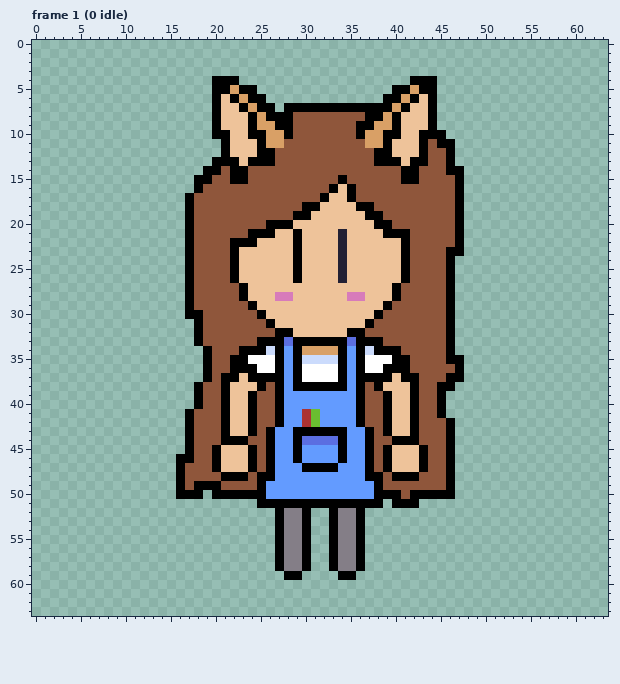
Pixel-art file -- Assets/Sprites/180-Sadie.aseprite. The first picture shows the starting point.
64x64 pixels, 15 frames. Shown: frame 1 (0 idle). The commit also changed other frames, which this record leaves out.
The result:
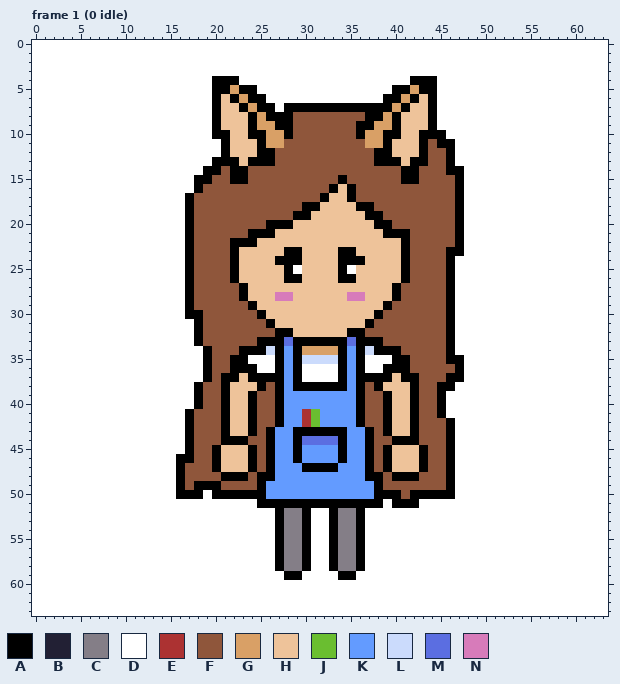
Palette (. is transparent): A #000000  B #222034  C #847e87  D #ffffff  E #ac3232  F #8f563b  G #d9a066  H #eec39a  J #6abe30  K #639bff  L #cbdbfc  M #5b6ee1  N #d77bba
Difference:
layer "background" now shown
Changed rows in their new state; - is an unchanged pixel.
Frame 1 (0 idle), layers "0 head", "background":
first column x 0:
 0 DDDDDDDDDDDDDDDDDDDDDDDDDDDDDDDDDDDDDDDDDDDDDDDDDDDDDDDDDDDDDDDD
 1 DDDDDDDDDDDDDDDDDDDDDDDDDDDDDDDDDDDDDDDDDDDDDDDDDDDDDDDDDDDDDDDD
 2 DDDDDDDDDDDDDDDDDDDDDDDDDDDDDDDDDDDDDDDDDDDDDDDDDDDDDDDDDDDDDDDD
 3 DDDDDDDDDDDDDDDDDDDDDDDDDDDDDDDDDDDDDDDDDDDDDDDDDDDDDDDDDDDDDDDD
 4 DDDDDDDDDDDDDDDDDDDD---DDDDDDDDDDDDDDDDDDD---DDDDDDDDDDDDDDDDDDD
 5 DDDDDDDDDDDDDDDDDDDD-----DDDDDDDDDDDDDDD-----DDDDDDDDDDDDDDDDDDD
 6 DDDDDDDDDDDDDDDDDDDD------DDDDDDDDDDDDD------DDDDDDDDDDDDDDDDDDD
 7 DDDDDDDDDDDDDDDDDDDD-------D-----------------DDDDDDDDDDDDDDDDDDD
 8 DDDDDDDDDDDDDDDDDDDD-------------------------DDDDDDDDDDDDDDDDDDD
 9 DDDDDDDDDDDDDDDDDDDD-------------------------DDDDDDDDDDDDDDDDDDD
10 DDDDDDDDDDDDDDDDDDDD--------------------------DDDDDDDDDDDDDDDDDD
11 DDDDDDDDDDDDDDDDDDDDD--------------------------DDDDDDDDDDDDDDDDD
12 DDDDDDDDDDDDDDDDDDDDD--------------------------DDDDDDDDDDDDDDDDD
13 DDDDDDDDDDDDDDDDDDDD---------------------------DDDDDDDDDDDDDDDDD
14 DDDDDDDDDDDDDDDDDDD-----------------------------DDDDDDDDDDDDDDDD
15 DDDDDDDDDDDDDDDDDD------------------------------DDDDDDDDDDDDDDDD
16 DDDDDDDDDDDDDDDDDD------------------------------DDDDDDDDDDDDDDDD
17 DDDDDDDDDDDDDDDDD-------------------------------DDDDDDDDDDDDDDDD
18 DDDDDDDDDDDDDDDDD-------------------------------DDDDDDDDDDDDDDDD
19 DDDDDDDDDDDDDDDDD-------------------------------DDDDDDDDDDDDDDDD
20 DDDDDDDDDDDDDDDDD-------------------------------DDDDDDDDDDDDDDDD
21 DDDDDDDDDDDDDDDDD------------H----H-------------DDDDDDDDDDDDDDDD
22 DDDDDDDDDDDDDDDDD------------H----H-------------DDDDDDDDDDDDDDDD
23 DDDDDDDDDDDDDDDDD-----------A-----AA------------DDDDDDDDDDDDDDDD
24 DDDDDDDDDDDDDDDDD----------AA-----AAA----------DDDDDDDDDDDDDDDDD
25 DDDDDDDDDDDDDDDDD-----------AD----AD-----------DDDDDDDDDDDDDDDDD
26 DDDDDDDDDDDDDDDDD-----------A-----AA-----------DDDDDDDDDDDDDDDDD
27 DDDDDDDDDDDDDDDDD------------------------------DDDDDDDDDDDDDDDDD
28 DDDDDDDDDDDDDDDDD------------------------------DDDDDDDDDDDDDDDDD
29 DDDDDDDDDDDDDDDDD------------------------------DDDDDDDDDDDDDDDDD
30 DDDDDDDDDDDDDDDDD------------------------------DDDDDDDDDDDDDDDDD
31 DDDDDDDDDDDDDDDDDD-----------------------------DDDDDDDDDDDDDDDDD
32 DDDDDDDDDDDDDDDDDD-----------------------------DDDDDDDDDDDDDDDDD
33 DDDDDDDDDDDDDDDDDD-----------------------------DDDDDDDDDDDDDDDDD
34 DDDDDDDDDDDDDDDDDDD----------------------------DDDDDDDDDDDDDDDDD
35 DDDDDDDDDDDDDDDDDDD-----------------------------DDDDDDDDDDDDDDDD
36 DDDDDDDDDDDDDDDDDDD-----------------------------DDDDDDDDDDDDDDDD
37 DDDDDDDDDDDDDDDDDDD-----------------------------DDDDDDDDDDDDDDDD
38 DDDDDDDDDDDDDDDDDD-----------------------------DDDDDDDDDDDDDDDDD
39 DDDDDDDDDDDDDDDDDD----------------------------DDDDDDDDDDDDDDDDDD
40 DDDDDDDDDDDDDDDDDD----------------------------DDDDDDDDDDDDDDDDDD
41 DDDDDDDDDDDDDDDDD-----------------------------DDDDDDDDDDDDDDDDDD
42 DDDDDDDDDDDDDDDDD------------------------------DDDDDDDDDDDDDDDDD
43 DDDDDDDDDDDDDDDDD------------------------------DDDDDDDDDDDDDDDDD
44 DDDDDDDDDDDDDDDDD------------------------------DDDDDDDDDDDDDDDDD
45 DDDDDDDDDDDDDDDDD------------------------------DDDDDDDDDDDDDDDDD
46 DDDDDDDDDDDDDDDD-------------------------------DDDDDDDDDDDDDDDDD
47 DDDDDDDDDDDDDDDD-------------------------------DDDDDDDDDDDDDDDDD
48 DDDDDDDDDDDDDDDD-------------------------------DDDDDDDDDDDDDDDDD
49 DDDDDDDDDDDDDDDD-------------------------------DDDDDDDDDDDDDDDDD
50 DDDDDDDDDDDDDDDD---D---------------------------DDDDDDDDDDDDDDDDD
51 DDDDDDDDDDDDDDDDDDDDDDDDD--------------D---DDDDDDDDDDDDDDDDDDDDD
52 DDDDDDDDDDDDDDDDDDDDDDDDDDD----DD----DDDDDDDDDDDDDDDDDDDDDDDDDDD
53 DDDDDDDDDDDDDDDDDDDDDDDDDDD----DD----DDDDDDDDDDDDDDDDDDDDDDDDDDD
54 DDDDDDDDDDDDDDDDDDDDDDDDDDD----DD----DDDDDDDDDDDDDDDDDDDDDDDDDDD
55 DDDDDDDDDDDDDDDDDDDDDDDDDDD----DD----DDDDDDDDDDDDDDDDDDDDDDDDDDD
56 DDDDDDDDDDDDDDDDDDDDDDDDDDD----DD----DDDDDDDDDDDDDDDDDDDDDDDDDDD
57 DDDDDDDDDDDDDDDDDDDDDDDDDDD----DD----DDDDDDDDDDDDDDDDDDDDDDDDDDD
58 DDDDDDDDDDDDDDDDDDDDDDDDDDD----DD----DDDDDDDDDDDDDDDDDDDDDDDDDDD
59 DDDDDDDDDDDDDDDDDDDDDDDDDDDD--DDDD--DDDDDDDDDDDDDDDDDDDDDDDDDDDD
60 DDDDDDDDDDDDDDDDDDDDDDDDDDDDDDDDDDDDDDDDDDDDDDDDDDDDDDDDDDDDDDDD
61 DDDDDDDDDDDDDDDDDDDDDDDDDDDDDDDDDDDDDDDDDDDDDDDDDDDDDDDDDDDDDDDD
62 DDDDDDDDDDDDDDDDDDDDDDDDDDDDDDDDDDDDDDDDDDDDDDDDDDDDDDDDDDDDDDDD
63 DDDDDDDDDDDDDDDDDDDDDDDDDDDDDDDDDDDDDDDDDDDDDDDDDDDDDDDDDDDDDDDD
